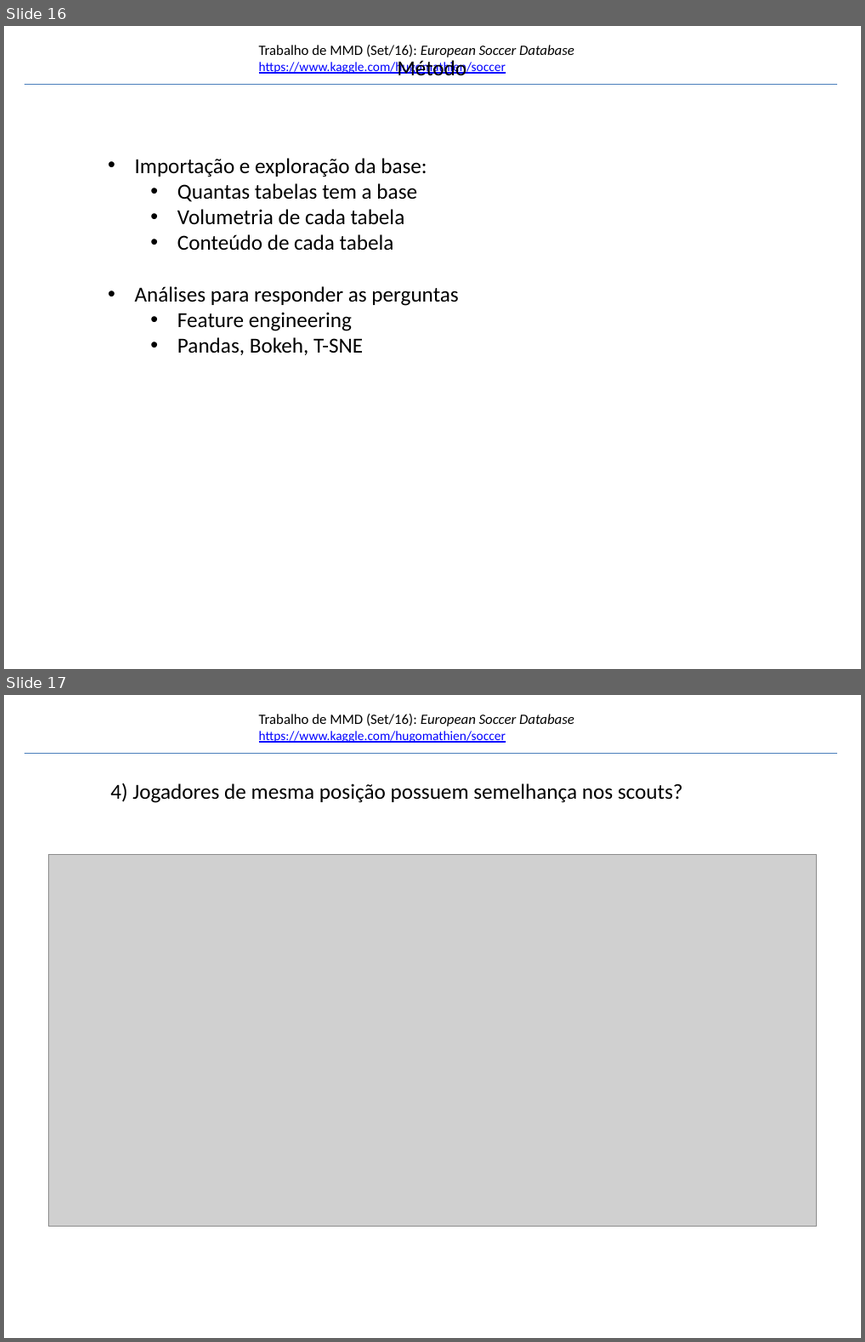
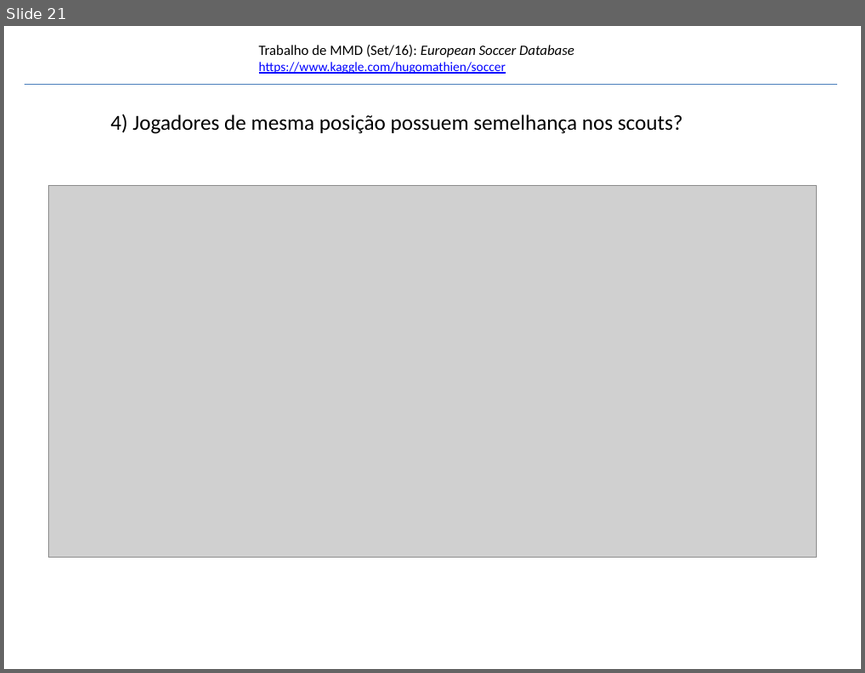
Before and after one commit to errearanhas/disciplina_MMD, a slide deck: trabalho_MMD.pptx. Shown one above the other, each under a label of ours: slides 16 and 17 before the commit, slide 21 after it. The pictures are 865x1342 and 865x673 pixels, drawn with LibreOffice and Linux fonts; fonts in the diff are those of the drawing; grey boxes stand for pictures; background and template pictures are left out. Boxes give left, top, right and bottom in pixels: in the first picture for what was removed or moved away, otherwise in the second. Text is boxed around its words. In the diff, an @@ line names an element or a change of style, - is before the commit and + after.

```diff
--- a/trabalho_MMD.pptx
+++ b/trabalho_MMD.pptx
@@ slide 16 removed at (x1=4, y1=26, x2=861, y2=669), background #FFFFFF; not listed: 2 template elements that a slide beside it also shows @@
@@ text removed at (x1=397, y1=60, x2=466, y2=75) @@
-Método
@@ text removed at (x1=135, y1=158, x2=458, y2=355) @@
-• Importação e exploração da base:
-  • Quantas tabelas tem a base
-  • Volumetria de cada tabela
-  • Conteúdo de cada tabela
-• Análises para responder as perguntas
-  • Feature engineering
-  • Pandas, Bokeh, T-SNE
@@ what was slide 17 is now slide 21 @@
```
Also in this commit, not shown: 1 slide changed, 11 slides added.
